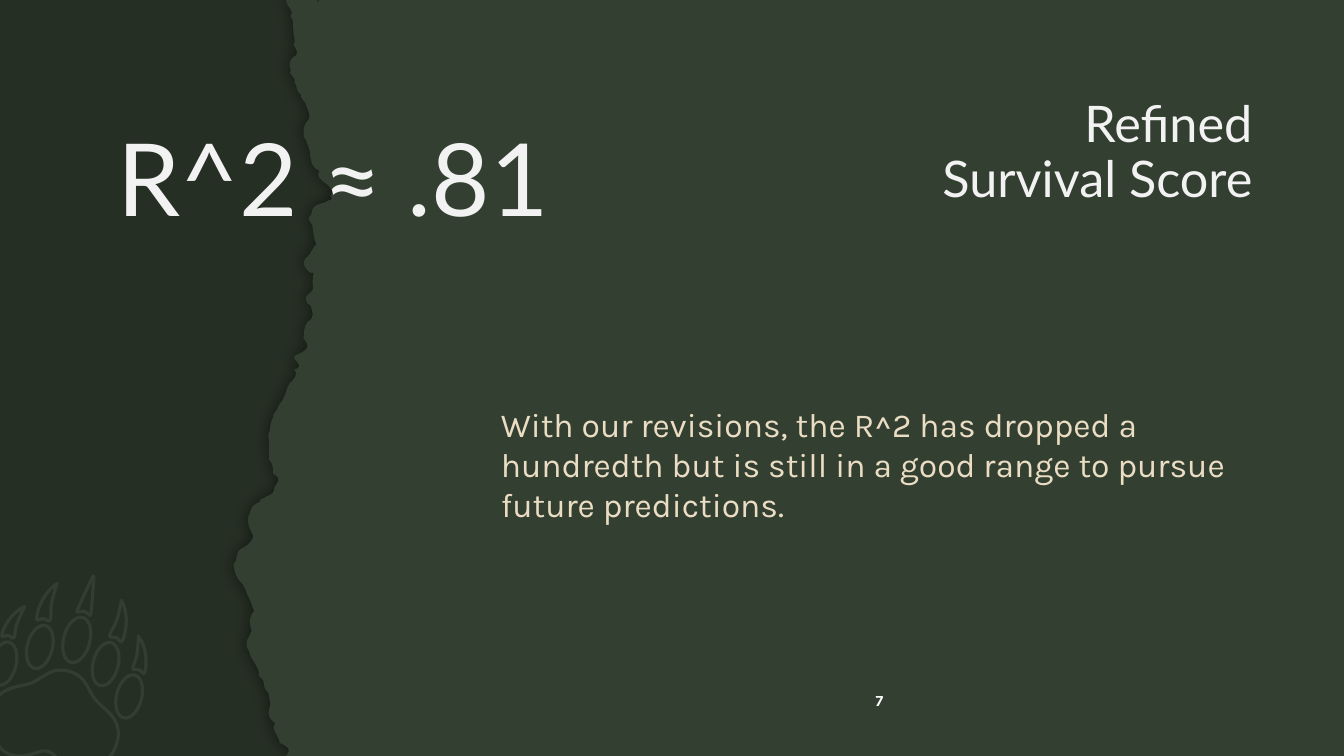
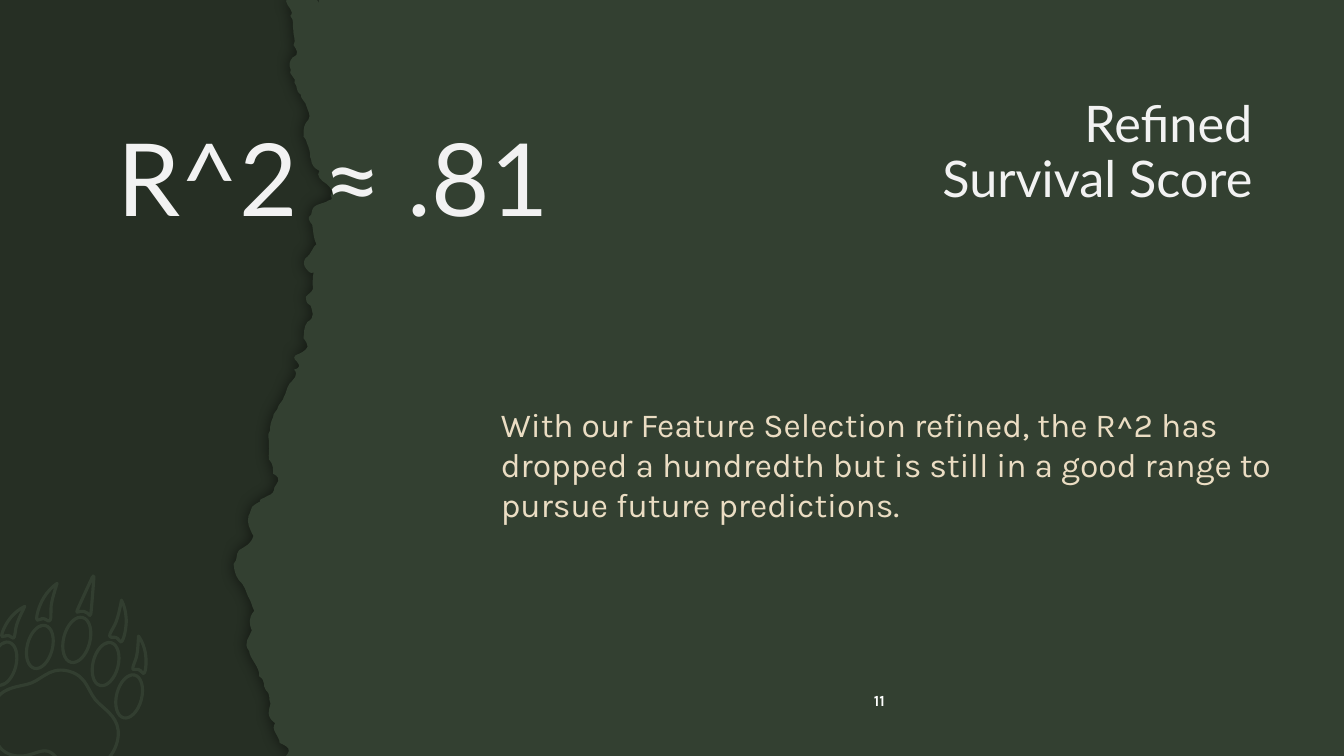
Before and after one commit to 2026-spring-machine-learning/mad-2026-spring-ml-algorithms, a slide deck: slide 11 of linear_regression/Survival Score Review and Predictions.pptx (slide 7 before the commit). Drawn at 1344x756 pixels with LibreOffice and Linux fonts; fonts in the diff are those of the drawing; background and template pictures are left out. Boxes give left, top, right and bottom in pixels: in the first picture for what was removed or moved away, otherwise in the second. Text is boxed around its words. In the diff, an @@ line names an element or a change of style, - is before the commit and + after.

```diff
--- a/linear_regression/Survival Score Review and Predictions.pptx
+++ b/linear_regression/Survival Score Review and Predictions.pptx
@@ text at (501,414,1271,525): text changed @@
-With our revisions, the R^2 has dropped a hundredth but is still in a good range to pursue future predictions.
+With our Feature Selection refined, the R^2 has dropped a hundredth but is still in a good range to pursue future predictions.
@@ page number at (874,696,885,706): text changed @@
-7
+11
```
Also in this commit, not shown: 6 other slides changed, 4 slides added, 1 other file.
